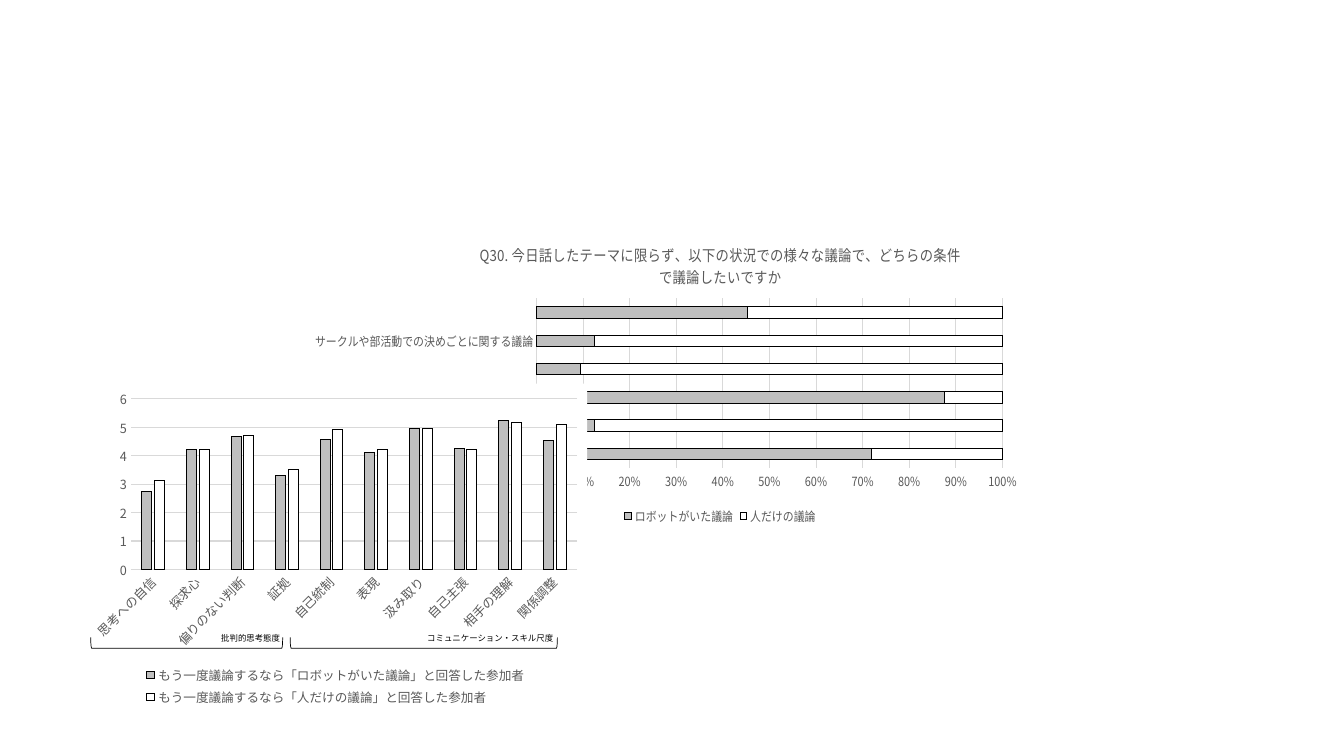
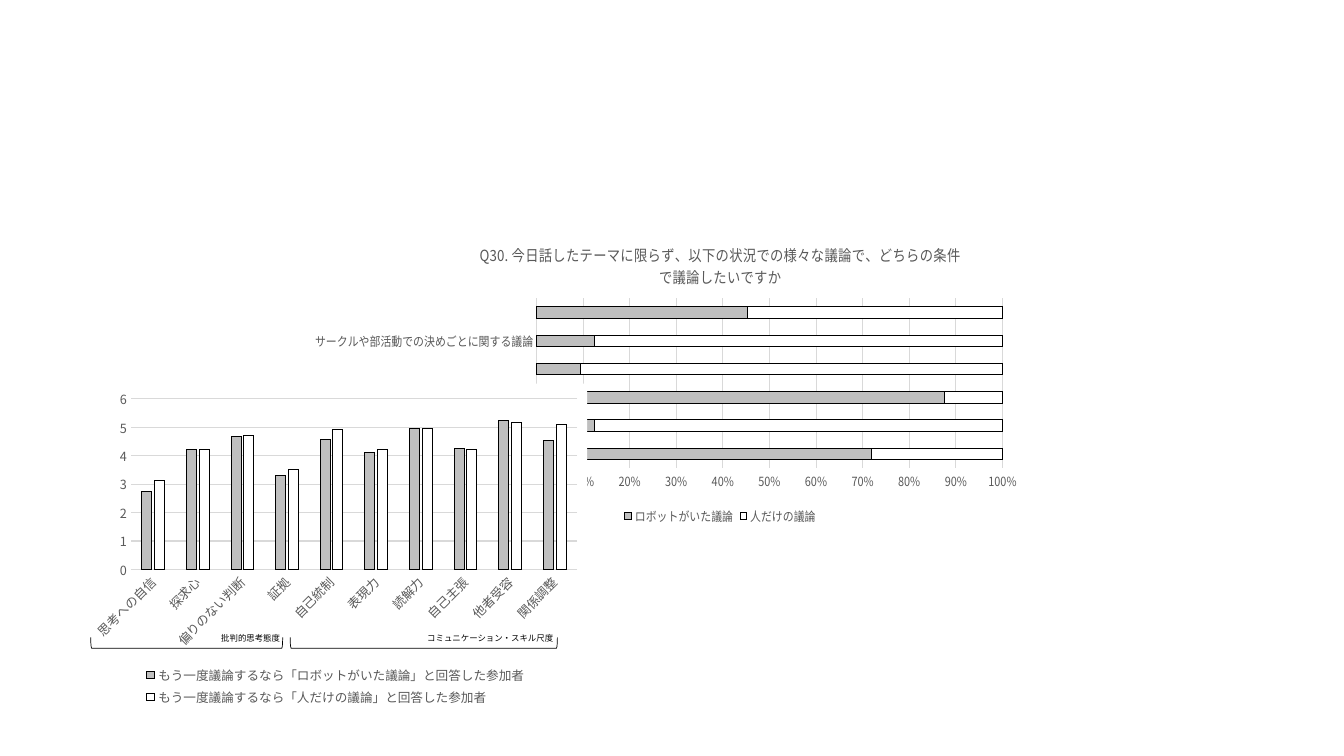
Before and after one commit to anchor200/2020_B_thesis, a slide deck: slide 9 of 図.pptx (slide 8 before the commit). Drawn at 1344x756 pixels with LibreOffice and Linux fonts; fonts in the diff are those of the drawing. Boxes give left, top, right and bottom in pixels: in the first picture for what was removed or moved away, otherwise in the second. Text is boxed around its words. In the diff, an @@ line names an element or a change of style, - is before the commit and + after.

```diff
--- a/図.pptx
+++ b/図.pptx
@@ column chart at (x1=84, y1=383, x2=588, y2=710) @@
-categories: 思考への自信, 探求心, 偏りのない判断, 証拠, 自己統制, 表現, 汲み取り, 自己主張, 相手の理解, 関係調整
+categories: 思考への自信, 探求心, 偏りのない判断, 証拠, 自己統制, 表現力, 読解力, 自己主張, 他者受容, 関係調整
```
Also in this commit, not shown: 9 slides added, 25 other files.
